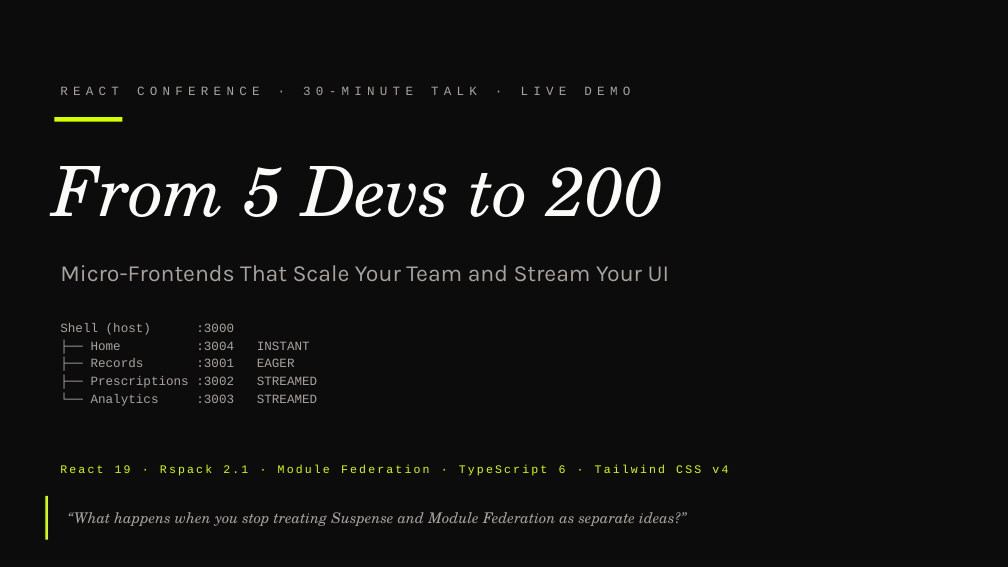
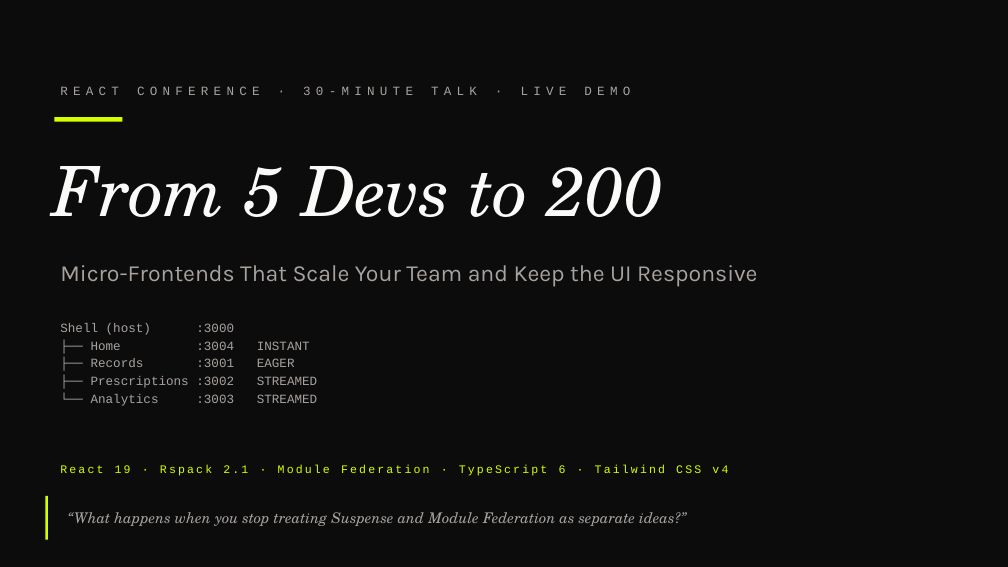
Before and after one commit to devlinduldulao/module-federation-demo, a slide deck: slide 1 of presentation/SLIDES.pptx. Drawn at 1008x567 pixels with LibreOffice and Linux fonts; fonts in the diff are those of the drawing. Boxes give left, top, right and bottom in pixels: in the first picture for what was removed or moved away, otherwise in the second. Text is boxed around its words. In the diff, an @@ line names an element or a change of style, - is before the commit and + after.

```diff
--- a/presentation/SLIDES.pptx
+++ b/presentation/SLIDES.pptx
@@ text at (60,265,758,287): text changed @@
-Micro-Frontends That Scale Your Team and Stream Your UI
+Micro-Frontends That Scale Your Team and Keep the UI Responsive
```
Also in this commit, not shown: 15 other slides changed, 7 other files.
